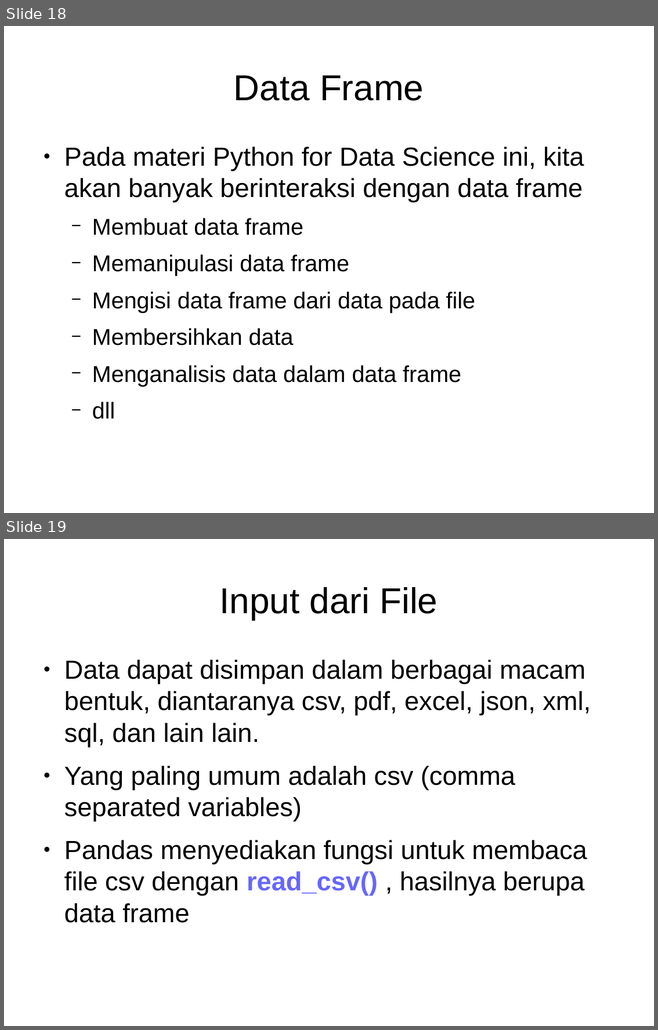
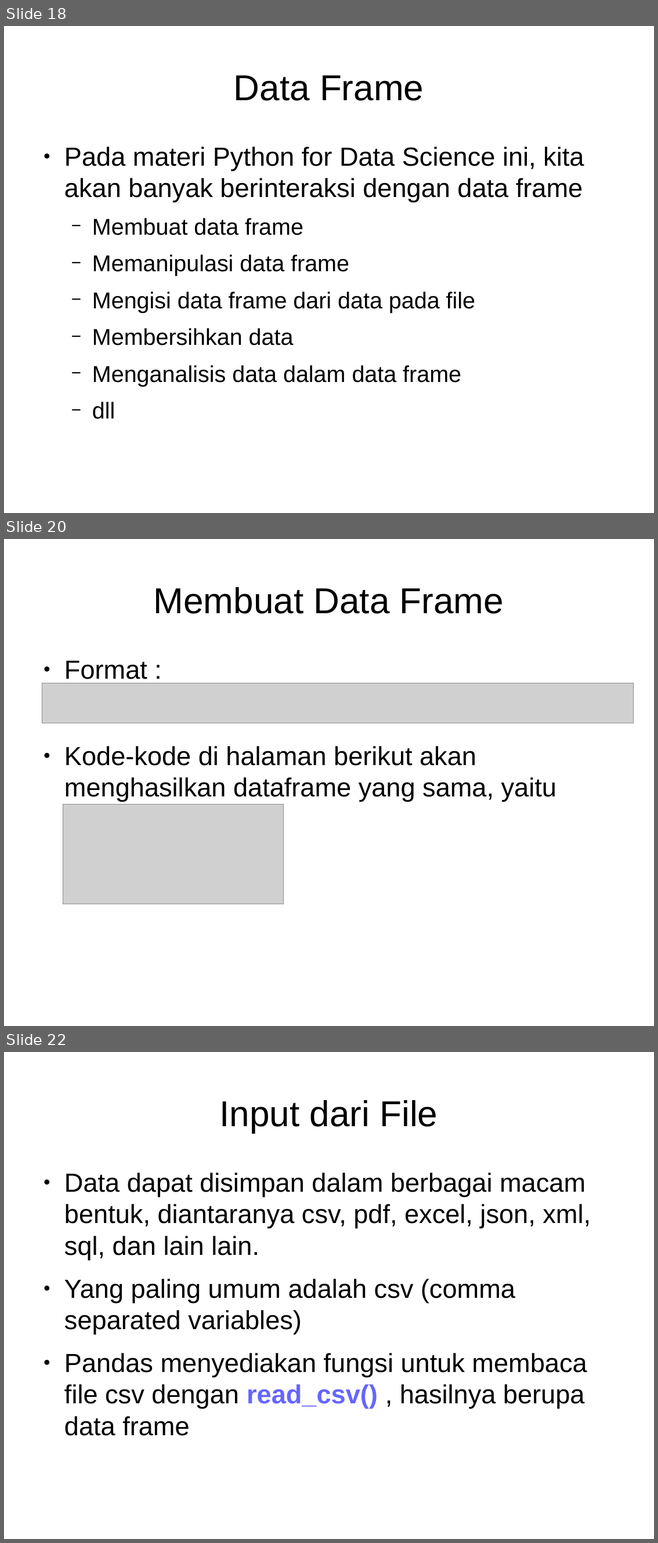
Before and after one commit to Arasy/SlidePythonDataScience, a slide deck: Ch3-Pandas.odp. Shown one above the other, each under a label of ours: slides 18 and 19 before the commit, slides 18, 20 and 22 after it; the slides between them are not shown. The pictures are 658x1030 and 658x1543 pixels, drawn with LibreOffice and Linux fonts; fonts in the diff are those of the drawing; grey boxes stand for pictures. Boxes give left, top, right and bottom in pixels: in the first picture for what was removed or moved away, otherwise in the second. Text is boxed around its words. In the diff, an @@ line names an element or a change of style, - is before the commit and + after.

```diff
--- a/Ch3-Pandas.odp
+++ b/Ch3-Pandas.odp
@@ slide 20 added at [4, 539, 654, 1026], background #FFFFFF @@
@@ title added at [154, 587, 503, 614], 44 pt, text #000000 @@
+Membuat Data Frame
@@ text added at [64, 661, 556, 801], 32 pt, text #000000 @@
+● Format :
+● Kode-kode di halaman berikut akan menghasilkan dataframe yang sama, yaitu
@@ picture added at [42, 683, 633, 723] @@
@@ picture added at [63, 804, 284, 904] @@
@@ what was slide 19 is now slide 22 @@
```
Also in this commit, not shown: 4 slides changed, 5 other slides added.
